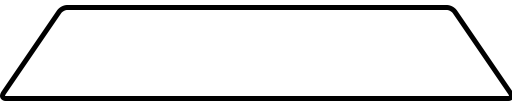
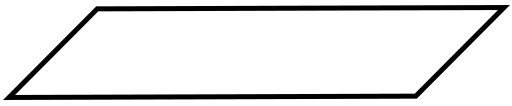
Layered file, before and after one edit (512px x 106px). Changes by layer:
added layer "Rectangle 1 copy 2" above "Rectangle 1" over (3, 5, 510, 100)
hid "Rectangle 1 copy" over (0, 5, 512, 101)
